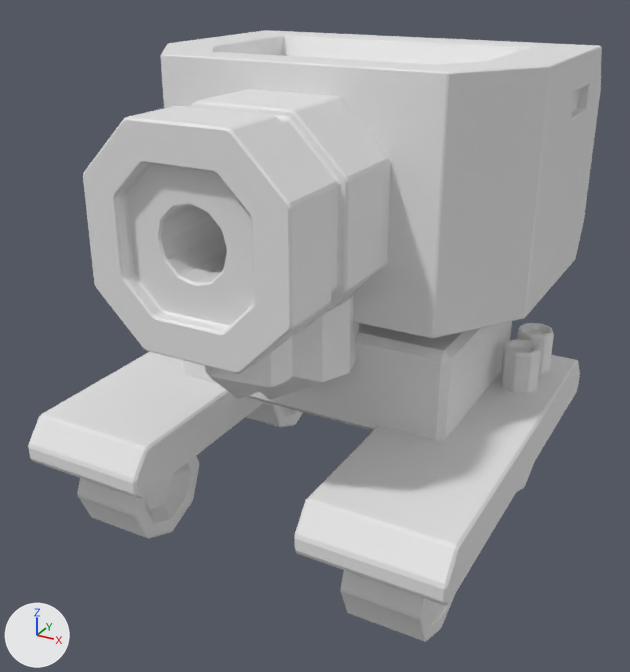
The FBX model Assets/Models/Tanks/Snake.fbx: old version first, new version second.
The view is the same before and after, from a camera (50 mm lens) standing at (1.65, -3.11, 1.36) and looking at (-0.02, -0.07, -0.16). Every picture has the same lights, and +X, +Y and +Z are marked at lower left. Where no turn or scale is listed for an object, it has been applied to the vertices.

Names of what the first picture shows: 'SnakeBullet', 'SnakeBulletBomb', 'SnakeHull', 'SnakeTurret'.
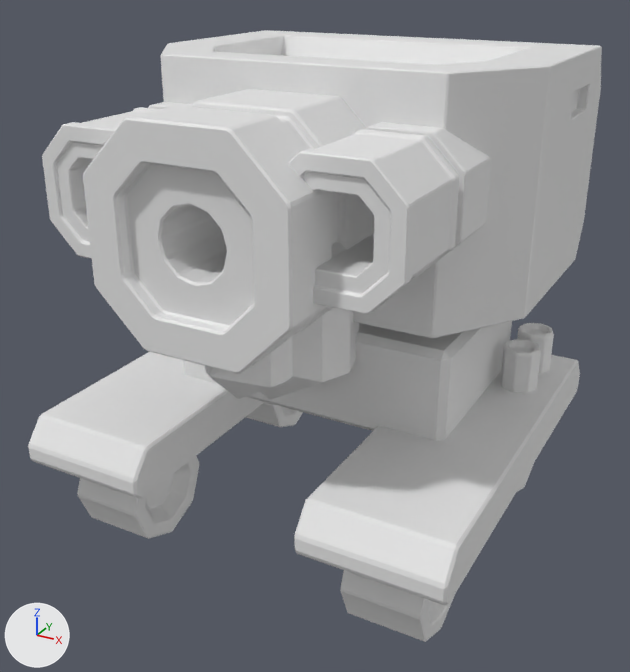
Boxes (x1, y1, x2, y2) around the edits, measured in the pictures (630 x 672 px):
'ReserveTurret.Gun', added: after (42, 102, 491, 314)

The change, as a list of edits to the scene's bpy script:
```text
Add me_cube_057:
    me_cube_057.from_pydata(...)  # 1488 vertices, 1484 faces; spans x -0.71..0.71, y -0.84..0.95, z 0.4..0.88
Add ob_reserveturret_gun:
    ob_reserveturret_gun = bpy.data.objects.new('ReserveTurret.Gun', me_cube_057)
    ob_reserveturret_gun.location = (0.0, 0.0, -0.063)
```
